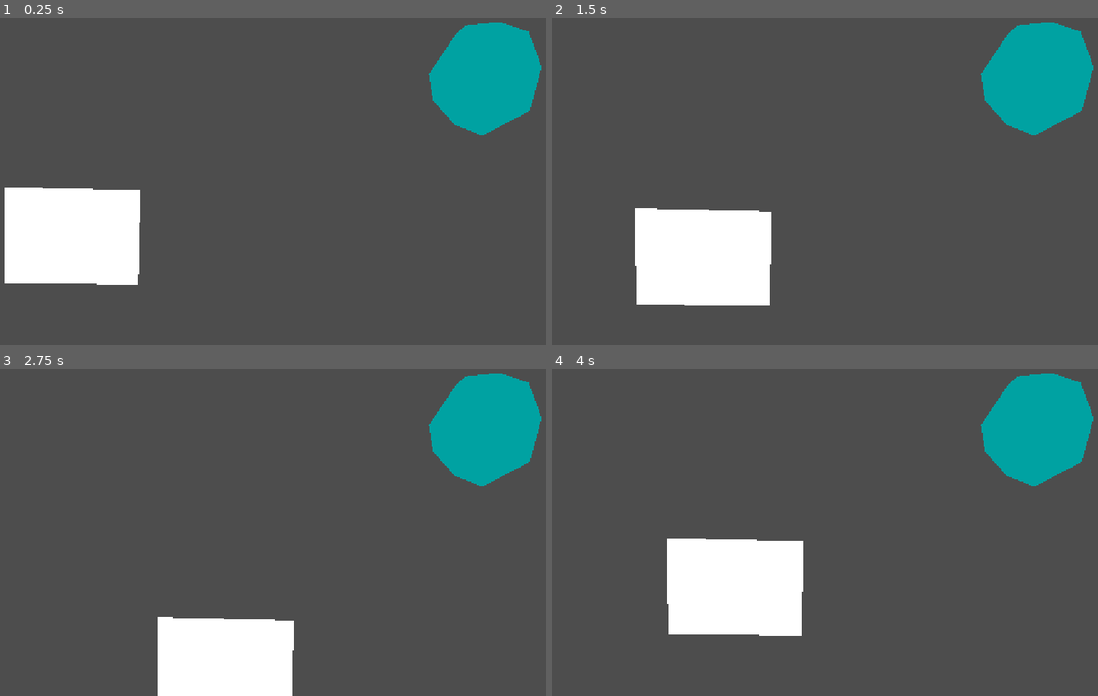
Above: before the commit, frames 1-4 (two rows, left to right).
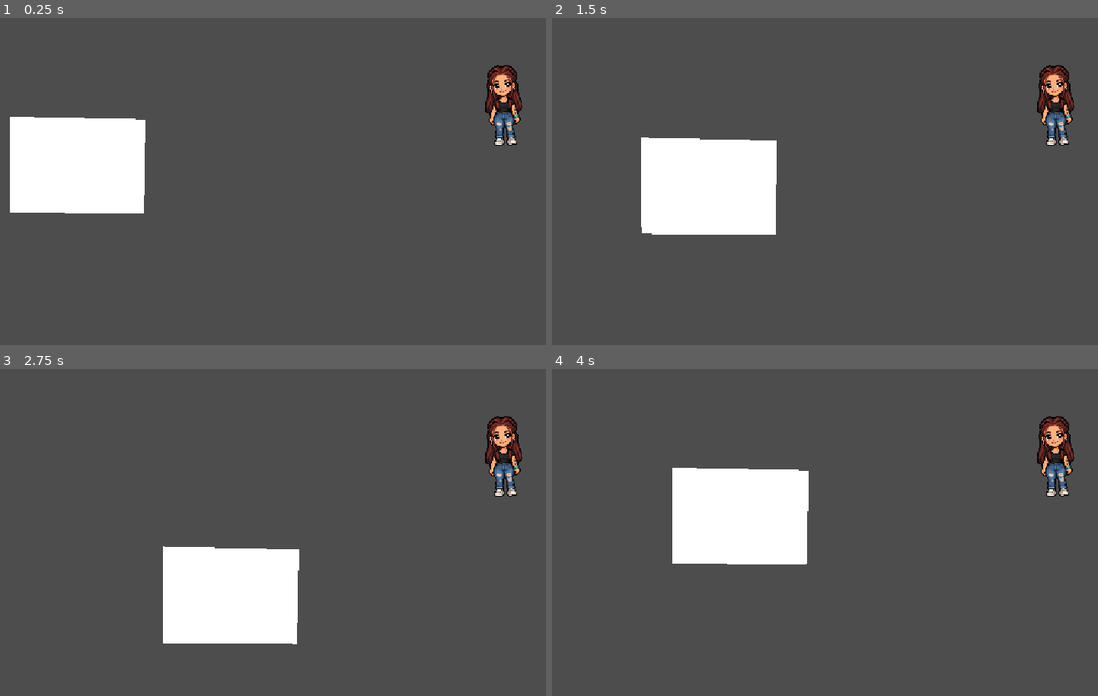
Above: after the commit, the same moments.

Repository: anabelkamenske430/Year-4
Game: Godot game, scene res://scenes/levels/test_scene.tscn
The game is run twice, just before and just after one commit, with the same random seed, the same clock (stepped at 60 frames per second) and the same inputs.
Inputs:
- Up to frame 1 (0.25 s): no input
- Up to frame 2 (1.5 s): tap Enter at 0.5 s; hold D (move_right) 0.53-1.28 s; hold E (interact) 0.53-1.28 s; hold S (move_down) from 1.28 s (still down); tap E (interact) at 1.35 s
- Up to frame 3 (2.75 s): release S (move_down) at 2.03 s; hold D (move_right) from 2.03 s (still down); hold E (interact) from 2.03 s (still down)
- Up to frame 4 (4 s): release D (move_right) at 2.78 s; release E (interact) at 2.78 s; hold W (move_up) 2.78-3.53 s; tap E (interact) at 2.85 s; hold A (move_left) from 3.53 s (still down); hold E (interact) from 3.53 s (still down)

The runs differ from the first frame. In frame 1, 16% of the frame differs, in the area x 0-100%, y 1-82%; in frame 2, 16%; in frame 3, 15%; in frame 4, 16%, in the area x 21-100%, y 1-82%.

Commit message:
Add Bel sprite

Diff:
--- a/loverboy-and-bel/scenes/characters/bel.tscn
+++ b/loverboy-and-bel/scenes/characters/bel.tscn
@@ -1,14 +1,21 @@
 [gd_scene format=3 uid="uid://bfrjo0u7e4fq"]
 
 [ext_resource type="Script" uid="uid://c14gdgvacmcuq" path="res://scripts/bel.gd" id="1_0sm6b"]
+[ext_resource type="Texture2D" uid="uid://dd1txjrb0pr3f" path="res://assets/characters/bel_idle.png" id="2_qsef7"]
 
 [node name="Bel" type="Area2D" unique_id=1496050138]
 script = ExtResource("1_0sm6b")
 
 [node name="PlaceholderSprite" type="Polygon2D" parent="." unique_id=768099089]
+visible = false
 color = Color(0, 0.63559306, 0.63590753, 1)
 polygon = PackedVector2Array(234, 91, 144, 121, 120, 165, 124, 227, 152, 275, 252, 293, 320, 241, 342, 173, 310, 125, 256, 91)
 
 [node name="CollisionPolygon2D" type="CollisionPolygon2D" parent="." unique_id=593946015]
-position = Vector2(1, -12)
-polygon = PackedVector2Array(205, 119, 158, 139, 129, 191, 157, 275, 230, 292, 306, 257, 335, 185, 280, 122, 242, 106)
+position = Vector2(399, 49)
+polygon = PackedVector2Array(203, 176, 200, 215, 256, 214, 256, 176)
+
+[node name="CharacterSprite" type="Sprite2D" parent="." unique_id=1246950015]
+position = Vector2(626.99994, 168.99998)
+scale = Vector2(0.15, 0.15)
+texture = ExtResource("2_qsef7")
--- a/loverboy-and-bel/scenes/levels/test_scene.tscn
+++ b/loverboy-and-bel/scenes/levels/test_scene.tscn
@@ -9,16 +9,17 @@
 scale = Vector2(1.0046605, 0.9987301)
 
 [node name="Loverboy" parent="." unique_id=985468098 instance=ExtResource("1_xgkye")]
-position = Vector2(-124.99124, 319.59424)
+position = Vector2(-35.199936, 219.87747)
 rotation = 0.6678543
 scale = Vector2(0.34828475, 0.5801167)
 
 [node name="Bel" parent="." unique_id=1496050138 instance=ExtResource("2_bfhv8")]
-position = Vector2(488.17502, 546.02234)
+position = Vector2(292.3078, 298.7212)
+rotation = 0.6064555
 
 [node name="DialogueBox" parent="." unique_id=497366372 instance=ExtResource("3_kljt5")]
-offset_left = -308.53558
-offset_top = 406.7953
-offset_right = -308.53317
-offset_bottom = 406.7953
+offset_left = -310.2748
+offset_top = 392.7437
+offset_right = -310.2724
+offset_bottom = 392.7437
 rotation = 0.65875274
--- a/loverboy-and-bel/scenes/ui/dialogue_box.tscn
+++ b/loverboy-and-bel/scenes/ui/dialogue_box.tscn
@@ -17,7 +17,7 @@
 anchor_top = 0.80600005
 anchor_bottom = 0.80600005
 offset_left = 17.0
-offset_top = -0.2880249
+offset_top = -50.288025
 offset_right = 1134.0
 offset_bottom = 111.711975
 
Binary file added: loverboy-and-bel/assets/characters/bel_idle.png
Not shown, added: loverboy-and-bel/assets/characters/bel_idle.png.import
